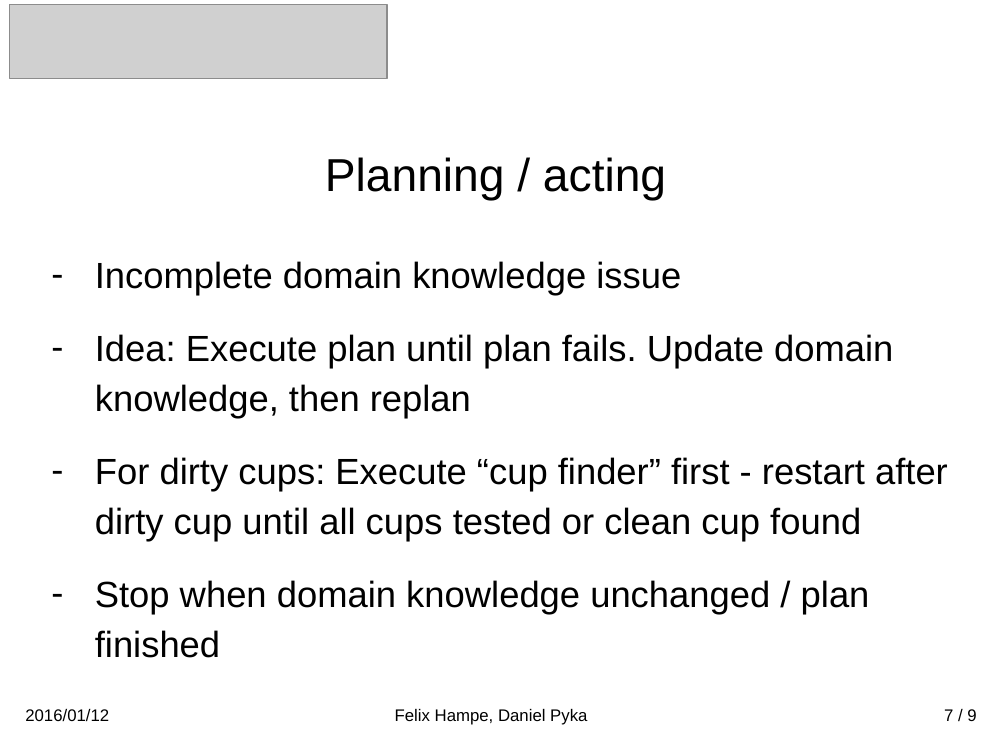
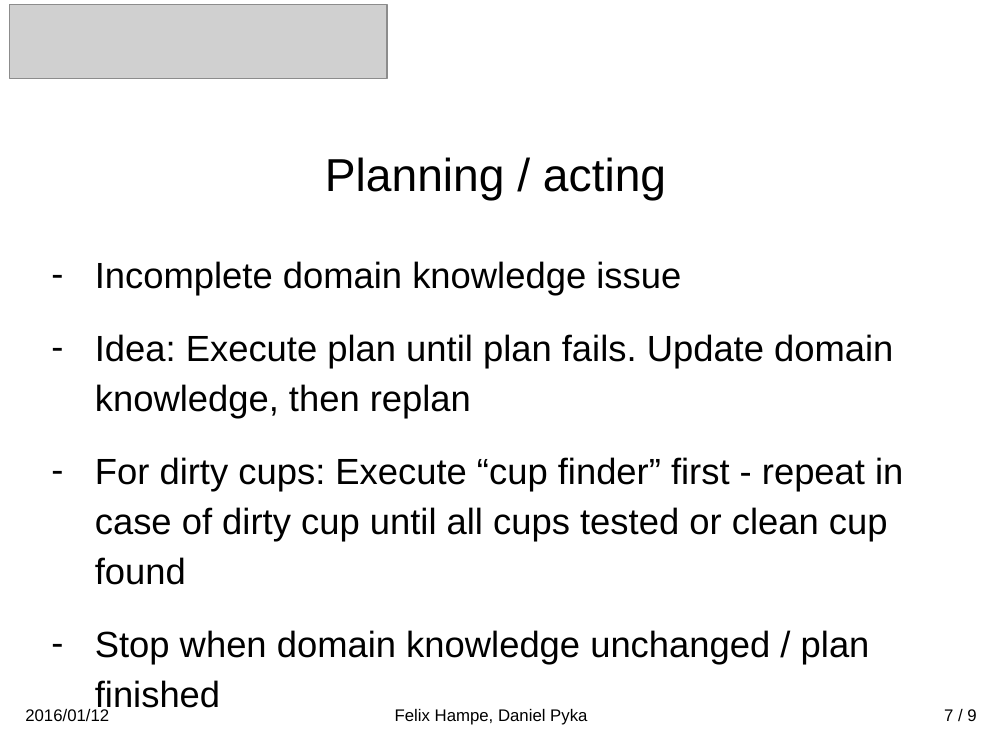
Before and after one commit to pkoduganty/TeaAtHomeHTN, a slide deck: slide 8 of presentation/TeaAtHome.pptx. Drawn at 1008x756 pixels with LibreOffice and Linux fonts; fonts in the diff are those of the drawing; grey boxes stand for pictures. Boxes give left, top, right and bottom in pixels: in the first picture for what was removed or moved away, otherwise in the second. Text is boxed around its words. In the diff, an @@ line names an element or a change of style, - is before the commit and + after.

```diff
--- a/presentation/TeaAtHome.pptx
+++ b/presentation/TeaAtHome.pptx
@@ text at box(95, 457, 903, 585): text changed @@
-– For dirty cups: Execute “cup finder” first - restart after dirty cup until all cups tested or clean cup found
+– For dirty cups: Execute “cup finder” first - repeat in case of dirty cup until all cups tested or clean cup found
```
Also in this commit, not shown: 2 other slides changed, 2 other files.
